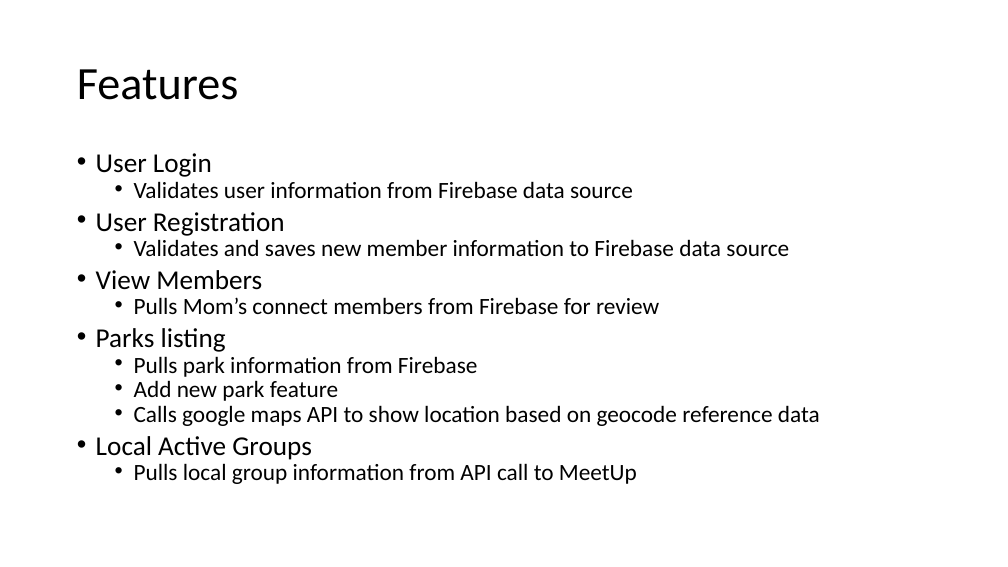
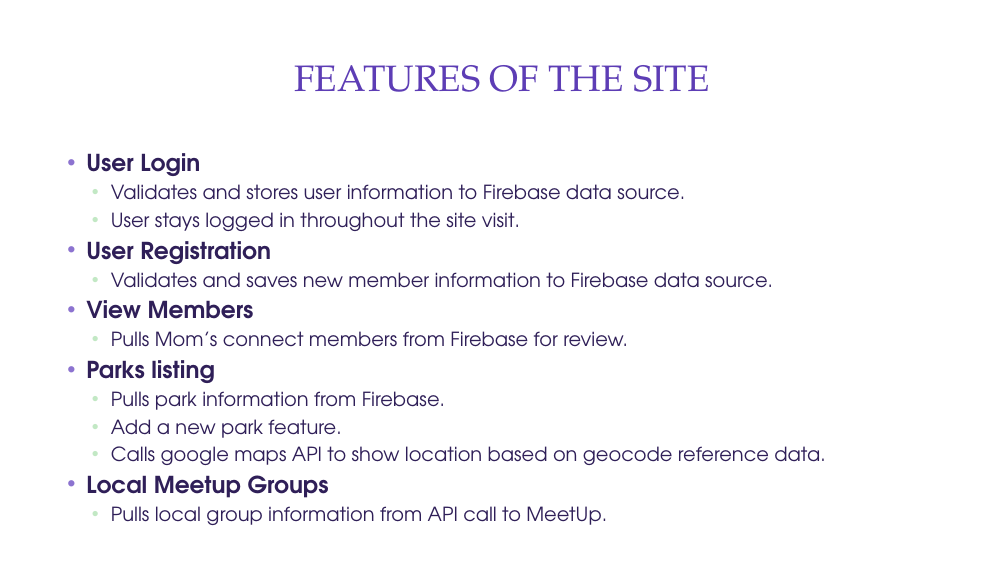
Before and after one commit to DukeDog37/MomsConnectPrj1, a slide deck: slide 5 of Presentation1.pptx. Drawn at 1008x567 pixels with LibreOffice and Linux fonts; fonts in the diff are those of the drawing; background and template pictures are left out. Boxes give left, top, right and bottom in pixels: in the first picture for what was removed or moved away, otherwise in the second. Text is boxed around its words. In the diff, an @@ line names an element or a change of style, - is before the commit and + after.

Commit message:
Add files via upload
Presentation update

```diff
--- a/Presentation1.pptx
+++ b/Presentation1.pptx
@@ rounded rectangle added at [10,8,998,560], fill #FFFFFF @@
@@ rectangle added at [30,23,978,132], fill #FFFFFF at 83% opacity @@
@@ rectangle added at [41,31,965,123], fill #FFFFFF @@
@@ title at [294,65,710,92]: text changed; size 44 to 35 pt; font Calibri to TeX Gyre Pagella; text colour #000000 to #5D3DB5 @@
-Features
+FEATURES OF THE SITE
@@ text "User Login": place and size @@
-text "User Login" at [96,153,820,484]
+text "User Login" at [86,153,825,525]
@@ text at [86,153,271,383]: size 25.9 to 22.2 pt, font Calibri to TeX Gyre Adventor, text colour #000000 to #2F1F58, bold on in "User Login", "User Registration", "View Members", "Parks listing"; indent changed; line spacing 0.7 to 1; less space between paragraphs @@
@@ text at [111,184,685,231]: text changed; size 22.2 to 18.5 pt; font Calibri to TeX Gyre Adventor; text colour #000000 to #2F1F58 @@
-  • Validates user information from Firebase data source
+  • Validates and stores user information to Firebase data source.
+  • User stays logged in throughout the site visit.
@@ text at [111,272,773,288]: text changed; size 22.2 to 18.5 pt; font Calibri to TeX Gyre Adventor; text colour #000000 to #2F1F58 @@
-  • Validates and saves new member information to Firebase data source
+  • Validates and saves new member information to Firebase data source.
@@ text at [111,331,628,347]: text changed; size 22.2 to 18.5 pt; font Calibri to TeX Gyre Adventor; text colour #000000 to #2F1F58 @@
-  • Pulls Mom’s connect members from Firebase for review
+  • Pulls Mom’s connect members from Firebase for review.
@@ text at [86,391,825,525]: text changed; size 22.2 to 18.5 pt; font Calibri to TeX Gyre Adventor; text colour #000000 to #2F1F58 @@
-  • Pulls park information from Firebase
-  • Add new park feature
-  • Calls google maps API to show location based on geocode reference data
-• Local Active Groups
-  • Pulls local group information from API call to MeetUp
+  • Pulls park information from Firebase.
+  • Add a new park feature.
+  • Calls google maps API to show location based on geocode reference data.
+• Local Meetup Groups
+  • Pulls local group information from API call to MeetUp.
```
Also in this commit, not shown: 5 other slides changed, 2 slides added, 1 slide removed.
